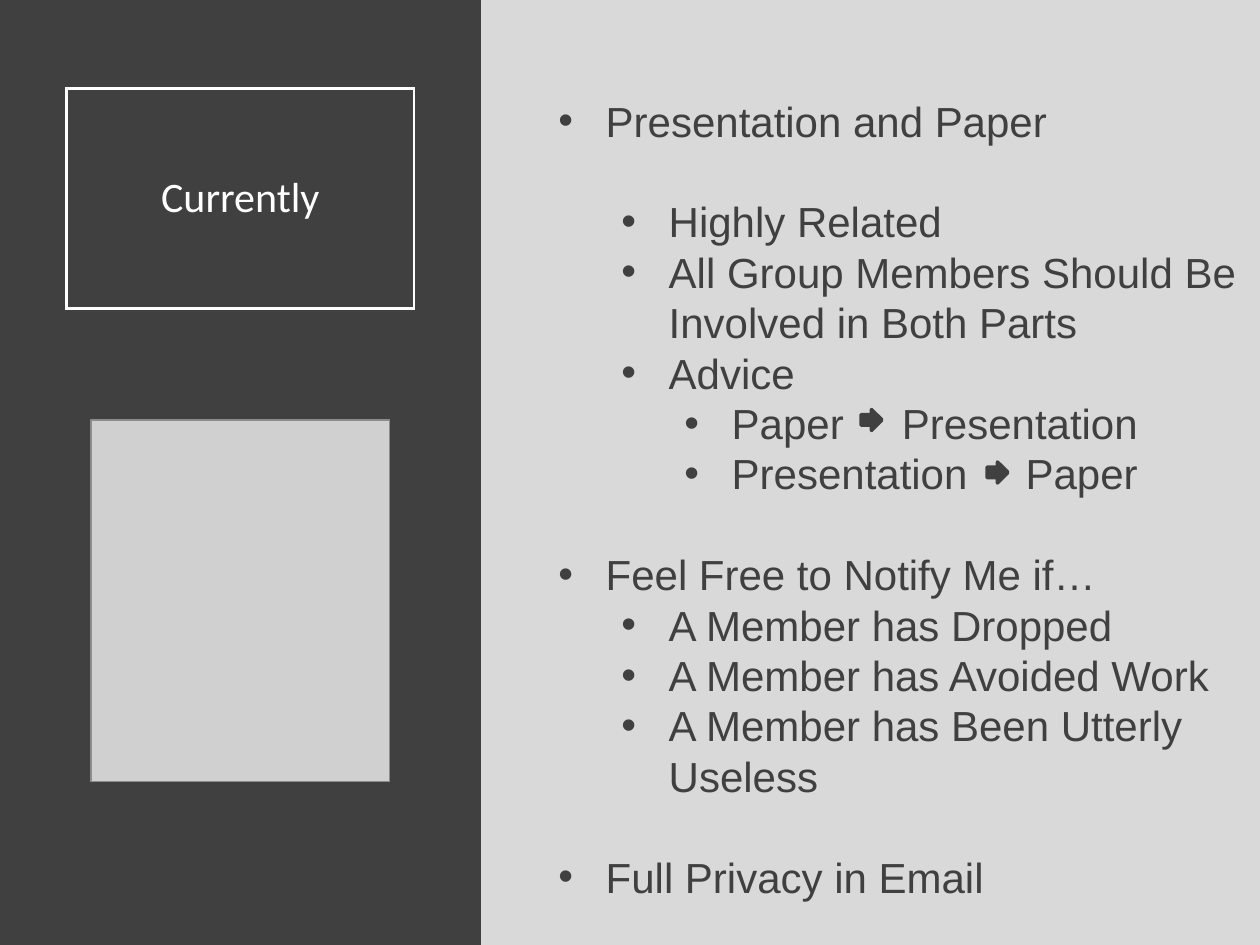
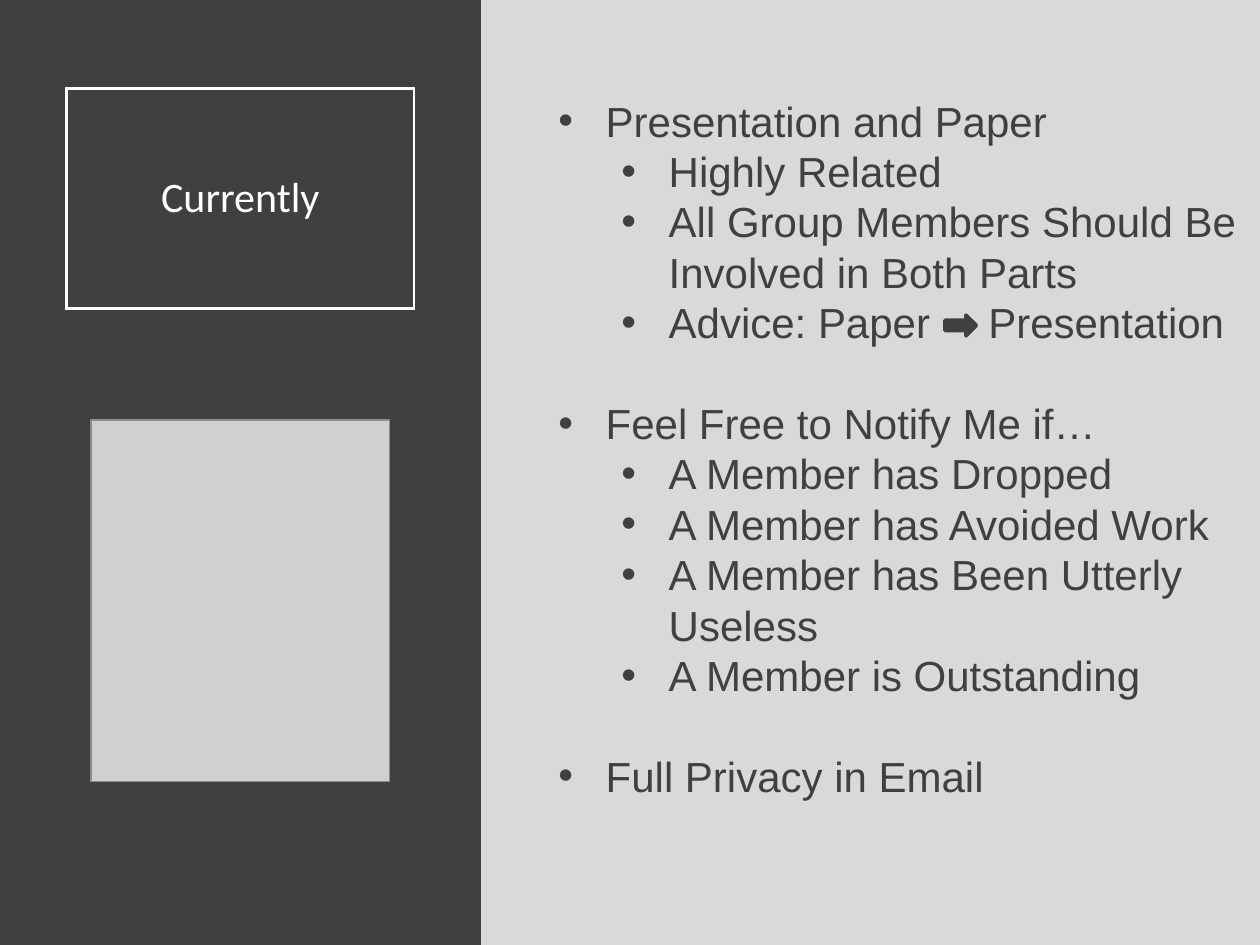
Before and after one commit to Yixf-Self/STOR320_WEBSITE, a slide deck: slide 3 of Lecture/Final Project 2/Final_Project_2_Lecture.pptx. Drawn at 1260x945 pixels with LibreOffice and Linux fonts; fonts in the diff are those of the drawing; grey boxes stand for pictures. Boxes give left, top, right and bottom in pixels: in the first picture for what was removed or moved away, otherwise in the second. Text is boxed around its words. In the diff, an @@ line names an element or a change of style, - is before the commit and + after.

```diff
--- a/Lecture/Final Project 2/Final_Project_2_Lecture.pptx
+++ b/Lecture/Final Project 2/Final_Project_2_Lecture.pptx
@@ text at <box>669,307,1224,347</box>: text changed @@
-  • Advice
-    • Paper Presentation
-    • Presentation Paper
+  • Advice: Paper Presentation
@@ right arrow: place and size @@
-right arrow at <box>861,410,882,431</box>
+right arrow at <box>945,315,976,336</box>
@@ right arrow removed at <box>987,462,1008,484</box> @@
@@ text at <box>669,660,1140,699</box>: paragraph added @@
+  • A Member is Outstanding
```
Also in this commit, not shown: 11 other slides changed, 10 other files.
